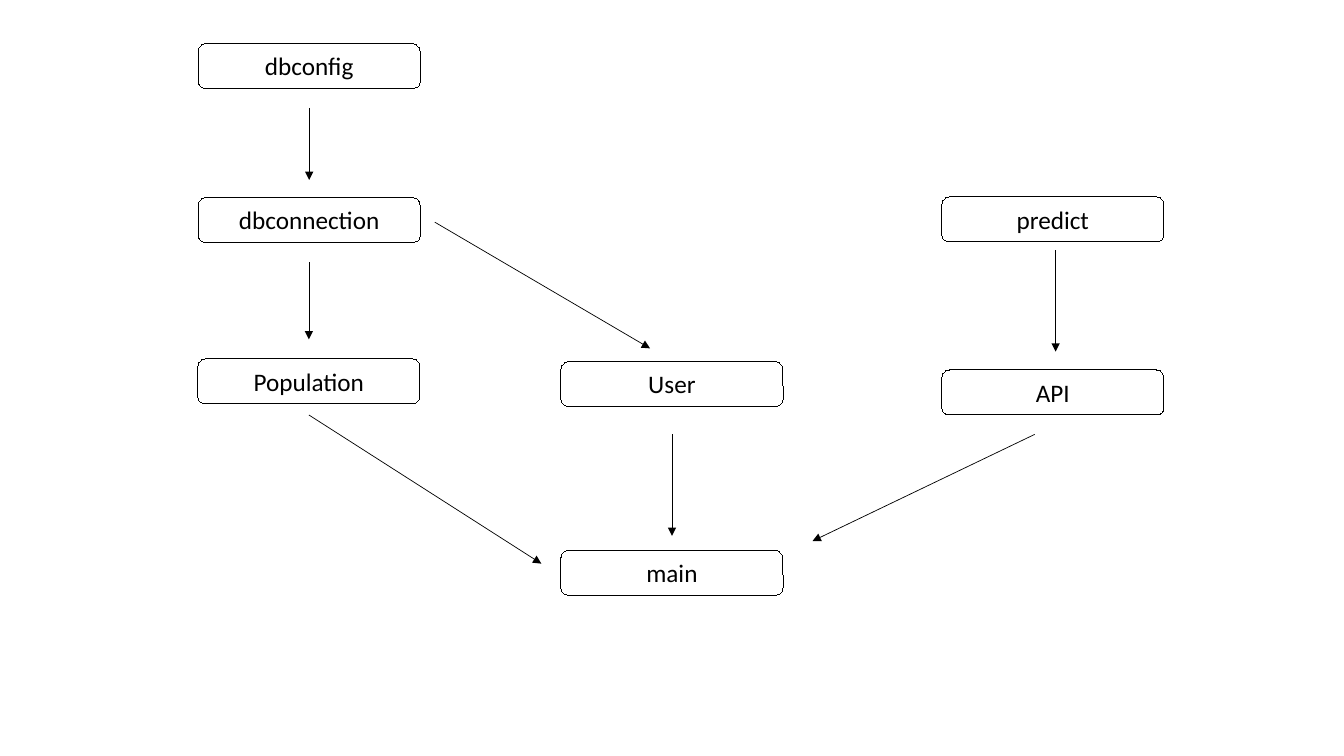
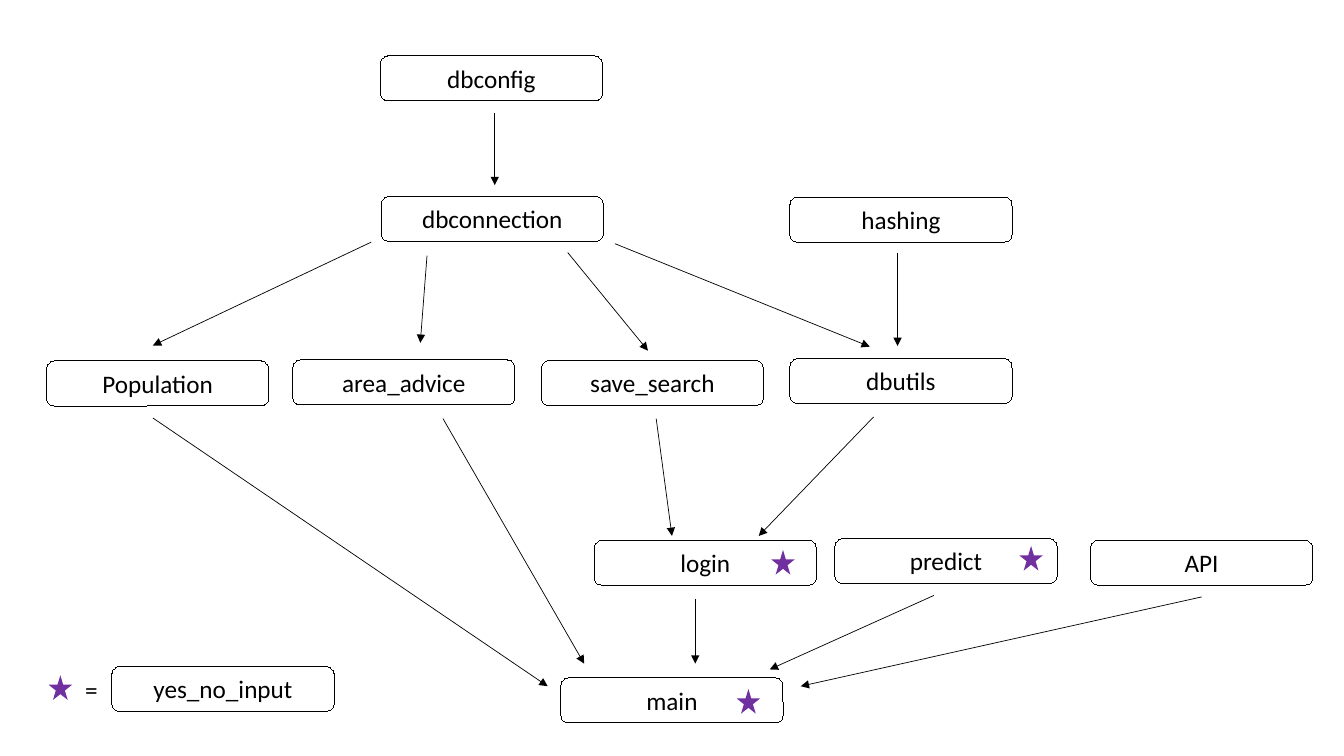
Before and after one commit to jessicakan789/team5, a slide deck: slide 1 of Research/Map of python files.pptx. Drawn at 1344x756 pixels with LibreOffice and Linux fonts; fonts in the diff are those of the drawing. Boxes give left, top, right and bottom in pixels: in the first picture for what was removed or moved away, otherwise in the second. Text is boxed around its words. In the diff, an @@ line names an element or a change of style, - is before the commit and + after.

```diff
--- a/Research/Map of python files.pptx
+++ b/Research/Map of python files.pptx
@@ rounded rectangle "dbconfig": place and size @@
-rounded rectangle "dbconfig" at <box>199,43,420,89</box>
+rounded rectangle "dbconfig" at <box>380,55,602,101</box>
@@ arrow moved from (310, 108) - (310, 180) to (495, 113) - (495, 186) @@
@@ rounded rectangle "dbconnection": place and size @@
-rounded rectangle "dbconnection" at <box>199,198,420,243</box>
+rounded rectangle "dbconnection" at <box>381,197,603,242</box>
@@ rounded rectangle added at <box>790,198,1012,243</box>, outline #000000 0.75 pt, 18 pt, text #000000 @@
+hashing
@@ arrow moved from (309, 262) - (309, 340) to (371, 242) - (153, 346) @@
@@ arrow added from (427, 256) to (420, 343), #000000 0.5 pt @@
@@ arrow moved from (435, 222) - (650, 349) to (568, 253) - (648, 351) @@
@@ arrow added from (615, 244) to (870, 347), #000000 0.5 pt @@
@@ arrow moved from (1056, 250) - (1056, 352) to (897, 253) - (897, 346) @@
@@ rounded rectangle added at <box>790,359,1012,404</box>, outline #000000 0.75 pt, 18 pt, text #000000 @@
+dbutils
@@ rounded rectangle "Population": place and size @@
-rounded rectangle "Population" at <box>198,359,419,404</box>
+rounded rectangle "Population" at <box>46,361,268,406</box>
@@ rounded rectangle added at <box>292,360,514,405</box>, outline #000000 0.75 pt, 18 pt, text #000000 @@
+area_advice
@@ rounded rectangle added at <box>541,361,763,406</box>, outline #000000 0.75 pt, 18 pt, text #000000 @@
+save_search
@@ rounded rectangle removed at <box>561,362,782,407</box> @@
-User
@@ arrow moved from (309, 415) - (541, 564) to (153, 418) - (547, 687) @@
@@ arrow added from (443, 418) to (585, 663), #000000 0.5 pt @@
@@ arrow moved from (673, 435) - (673, 536) to (656, 418) - (673, 536) @@
@@ arrow added from (874, 417) to (759, 536), #000000 0.5 pt @@
@@ rounded rectangle "predict": place and size @@
-rounded rectangle "predict" at <box>942,197,1164,242</box>
+rounded rectangle "predict" at <box>835,538,1057,584</box>
@@ rounded rectangle added at <box>595,540,817,586</box>, outline #000000 0.75 pt, 18 pt, text #000000 @@
+login
@@ star added at <box>773,553,792,573</box>, fill #7030A0, outline #7030A0 1 pt @@
@@ star added at <box>1021,548,1041,569</box>, fill #7030A0, outline #7030A0 1 pt @@
@@ rounded rectangle "API": place and size @@
-rounded rectangle "API" at <box>942,370,1164,415</box>
+rounded rectangle "API" at <box>1091,540,1313,586</box>
@@ arrow added from (696, 599) to (696, 663), #000000 0.5 pt @@
@@ arrow moved from (1035, 435) - (813, 541) to (935, 596) - (770, 669) @@
@@ arrow added from (1202, 597) to (801, 687), #000000 0.5 pt @@
@@ star added at <box>50,678,70,698</box>, fill #7030A0, outline #7030A0 1 pt @@
@@ text added at <box>76,669,95,710</box>, 18 pt, text #000000 @@
+=
@@ rounded rectangle added at <box>112,666,334,712</box>, outline #000000 0.75 pt, 18 pt, text #000000 @@
+yes_no_input
@@ rounded rectangle "main": place and size @@
-rounded rectangle "main" at <box>561,551,782,596</box>
+rounded rectangle "main" at <box>561,678,782,723</box>
@@ star added at <box>739,692,758,712</box>, fill #7030A0, outline #7030A0 1 pt @@
```
Also in this commit, not shown: 3 slides added.
